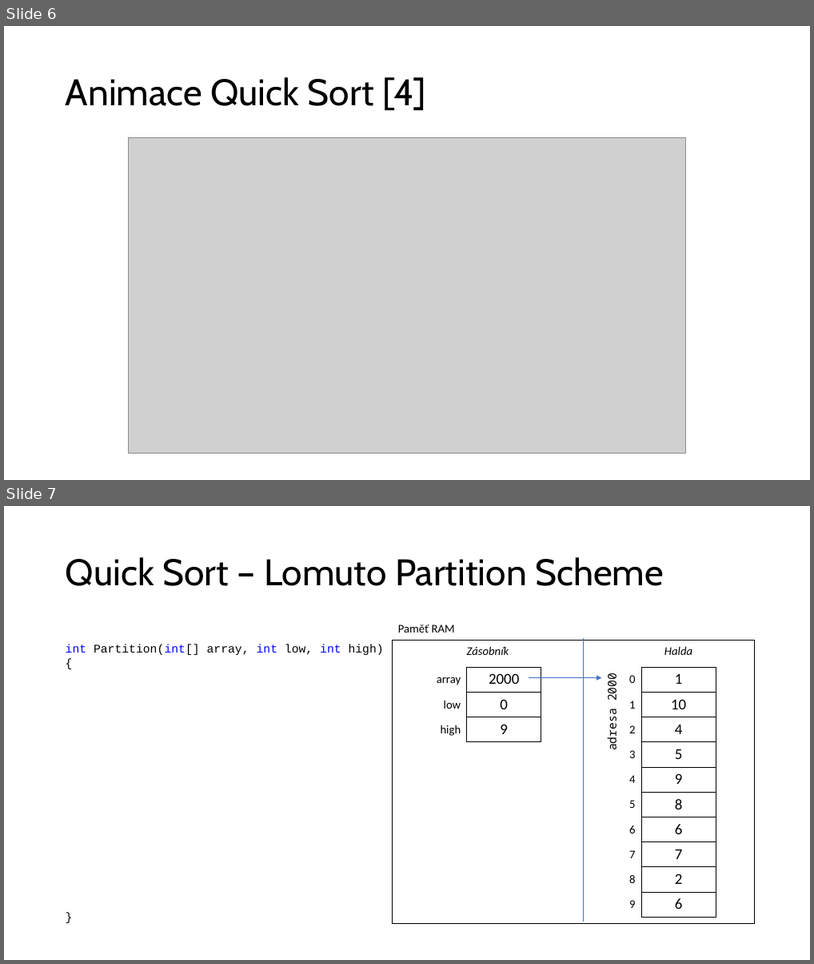
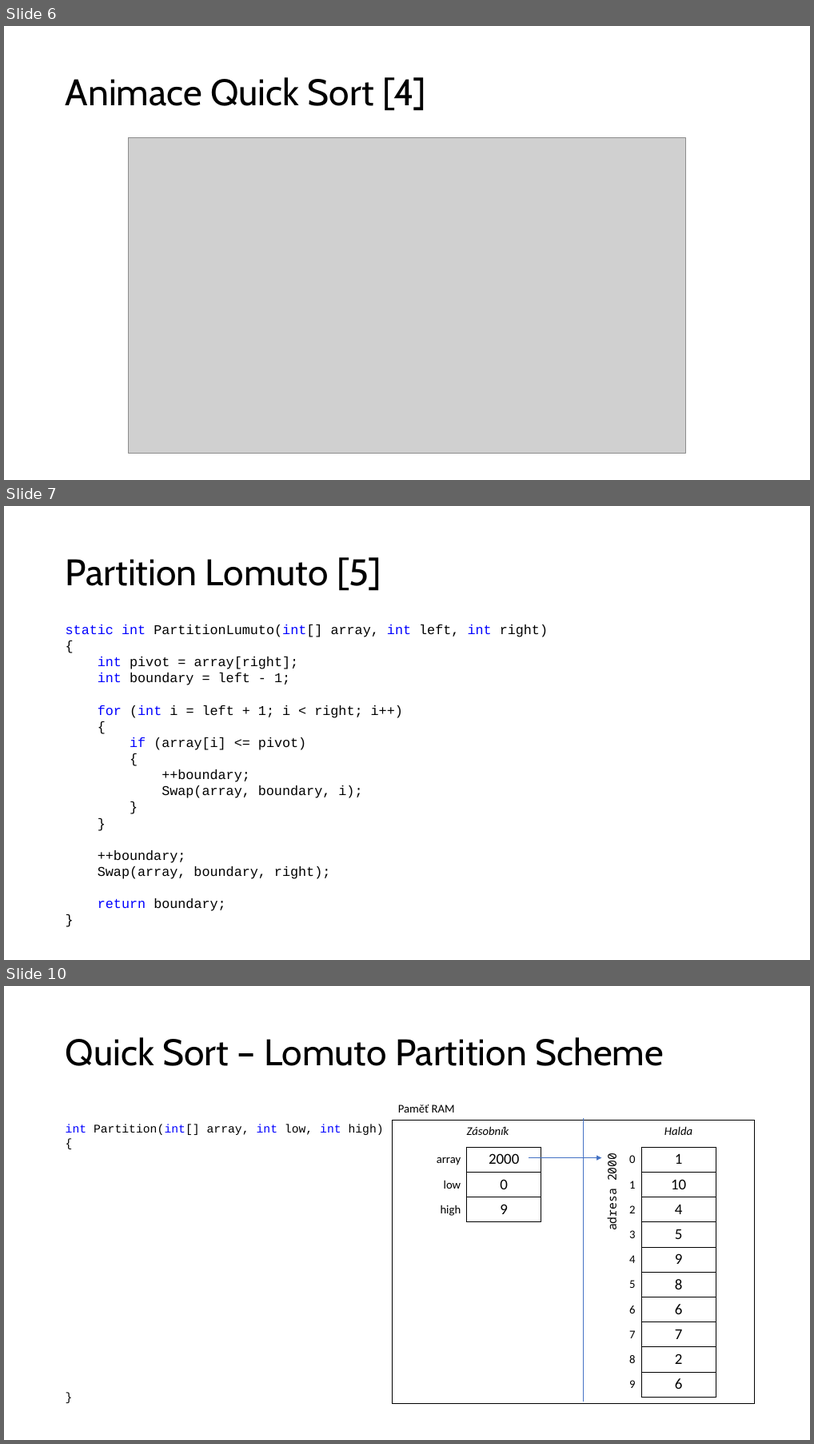
Before and after one commit to ekral/FAI, a slide deck: PA/seminar/Prezentace_seminar_ZAP_8_quick_sort.pptx. Shown one above the other, each under a label of ours: slides 6 and 7 before the commit, slides 6, 7 and 10 after it; the slides between them are not shown. The pictures are 814x964 and 814x1444 pixels, drawn with LibreOffice and Linux fonts; fonts in the diff are those of the drawing; grey boxes stand for pictures. Boxes give left, top, right and bottom in pixels: in the first picture for what was removed or moved away, otherwise in the second. Text is boxed around its words. In the diff, an @@ line names an element or a change of style, - is before the commit and + after.

```diff
--- a/PA/seminar/Prezentace_seminar_ZAP_8_quick_sort.pptx
+++ b/PA/seminar/Prezentace_seminar_ZAP_8_quick_sort.pptx
@@ slide 7 added at <box>4,506,810,960</box>, background #FFFFFF @@
@@ title added at <box>66,557,382,591</box>, 44 pt, text #000000 @@
+Partition Lomuto [5]
@@ text added at <box>66,624,548,911</box>, 16 pt, text #000000 @@
+static int PartitionLumuto(int[] array, int left, int right)
+{
+int pivot = array[right];
+int boundary = left - 1;
+for (int i = left + 1; i < right; i++)
+{
+if (array[i] <= pivot)
+{
+++boundary;
+Swap(array, boundary, i);
+}
+}
+++boundary;
+Swap(array, boundary, right);
+return boundary;
+}
@@ what was slide 7 is now slide 10 @@
```
Also in this commit, not shown: 24 slides changed, 2 other slides added.
